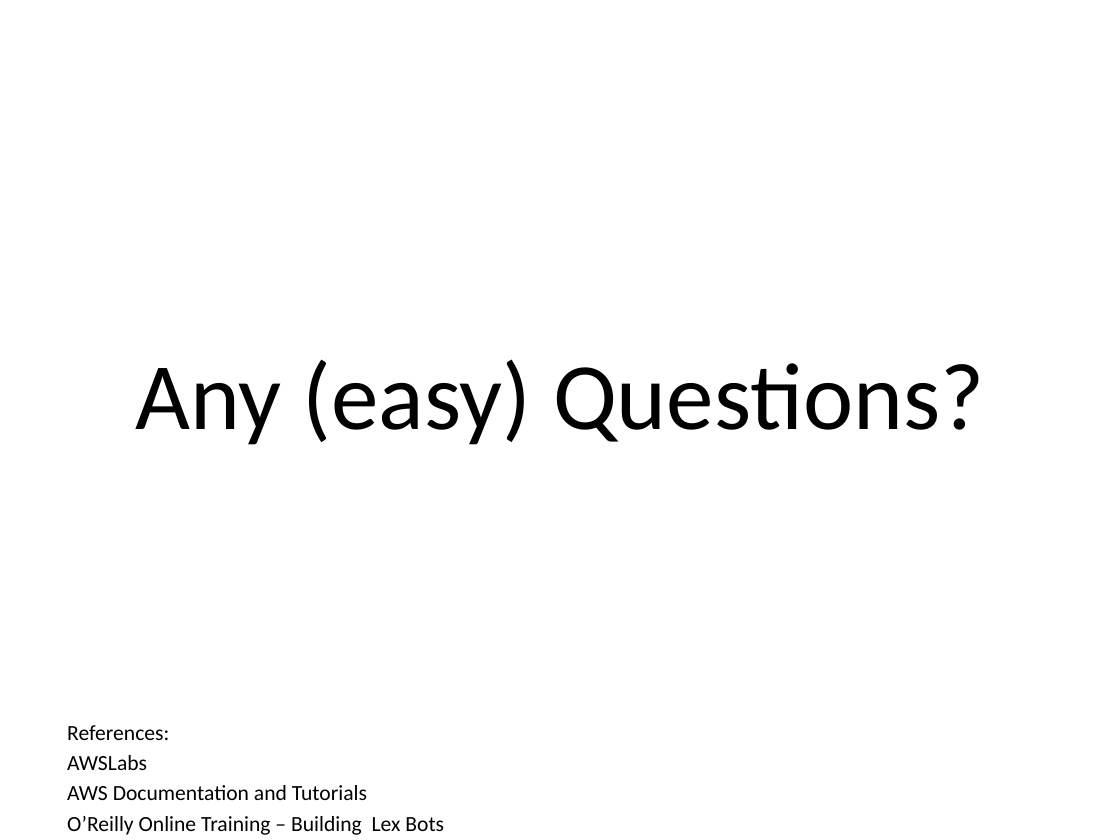
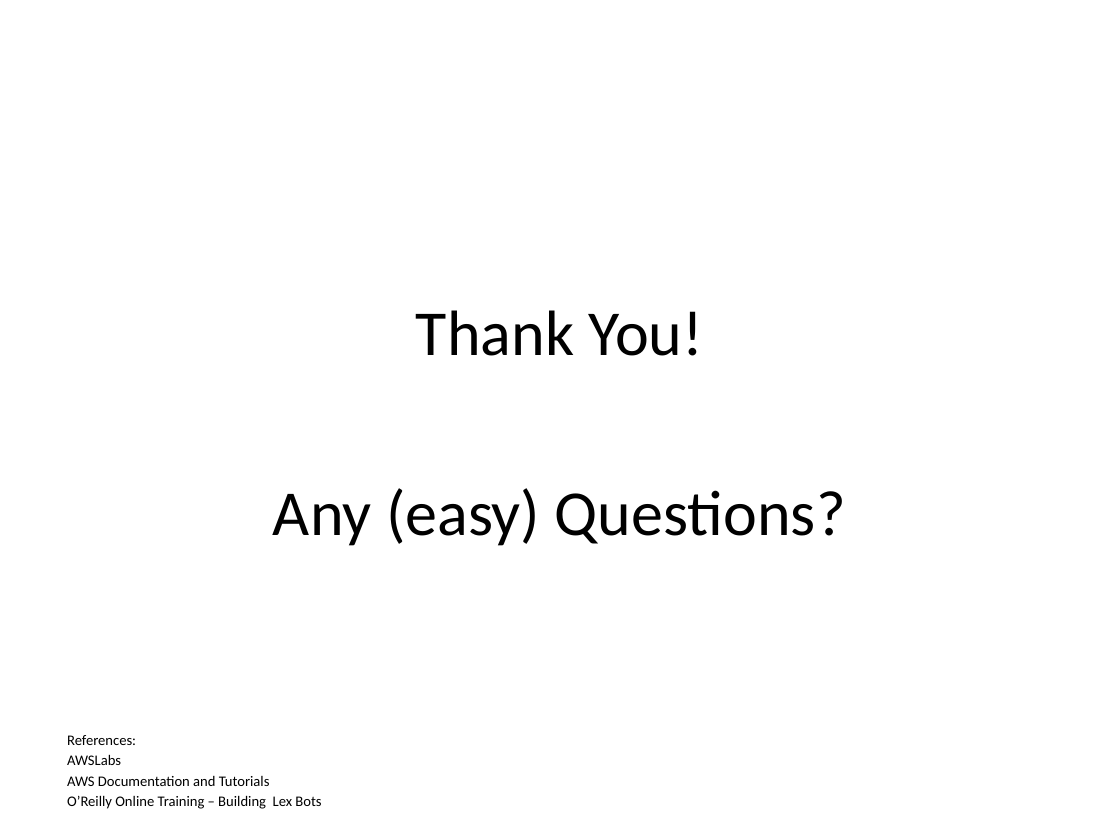
Before and after one commit to brianzy/presentations, a slide deck: slide 23 of 2018-01_chatbot/Presentation-ChatBot_Project.pptx (slide 21 before the commit). Drawn at 1120x840 pixels with LibreOffice and Linux fonts; fonts in the diff are those of the drawing. Boxes give left, top, right and bottom in pixels: in the first picture for what was removed or moved away, otherwise in the second. Text is boxed around its words. In the diff, an @@ line names an element or a change of style, - is before the commit and + after.

```diff
--- a/2018-01_chatbot/Presentation-ChatBot_Project.pptx
+++ b/2018-01_chatbot/Presentation-ChatBot_Project.pptx
@@ text at <box>416,310,704,356</box>: paragraph added @@
+Thank You!
@@ text at <box>67,488,846,809</box>: size 61 to 41.2 pt in "Any (easy) Questions?"; size 13.9 to 9.4 pt in "References:", "AWSLabs", "AWS Documentation and Tutorials", "O’Reilly Online Training – Building Lex Bots"; less space between paragraphs @@
```
Also in this commit, not shown: 5 other slides changed, 2 slides added, 1 other file.
